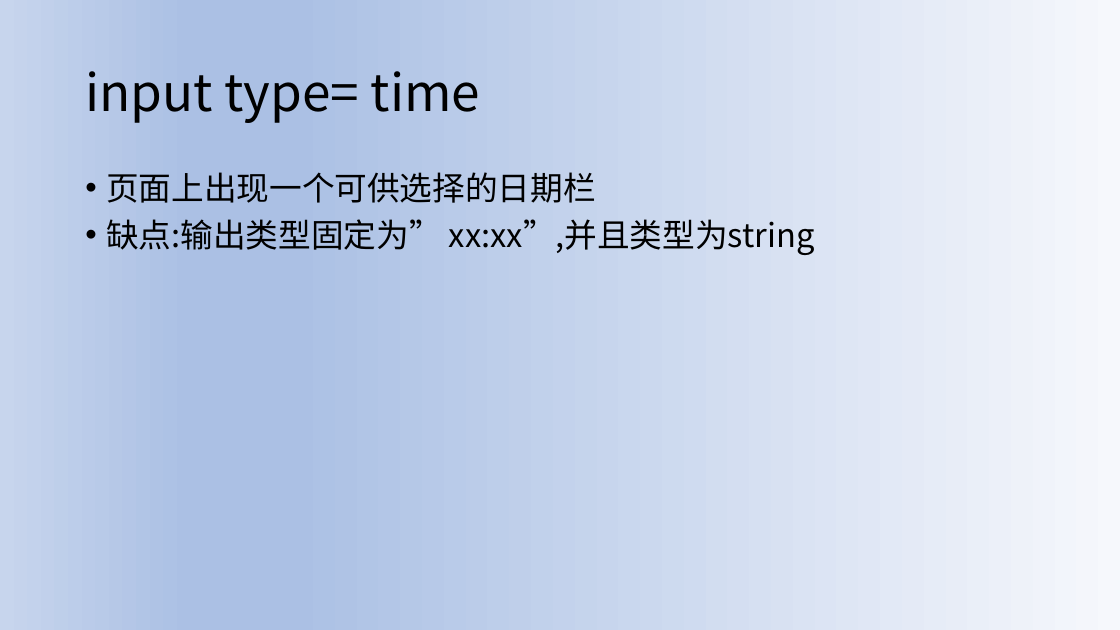
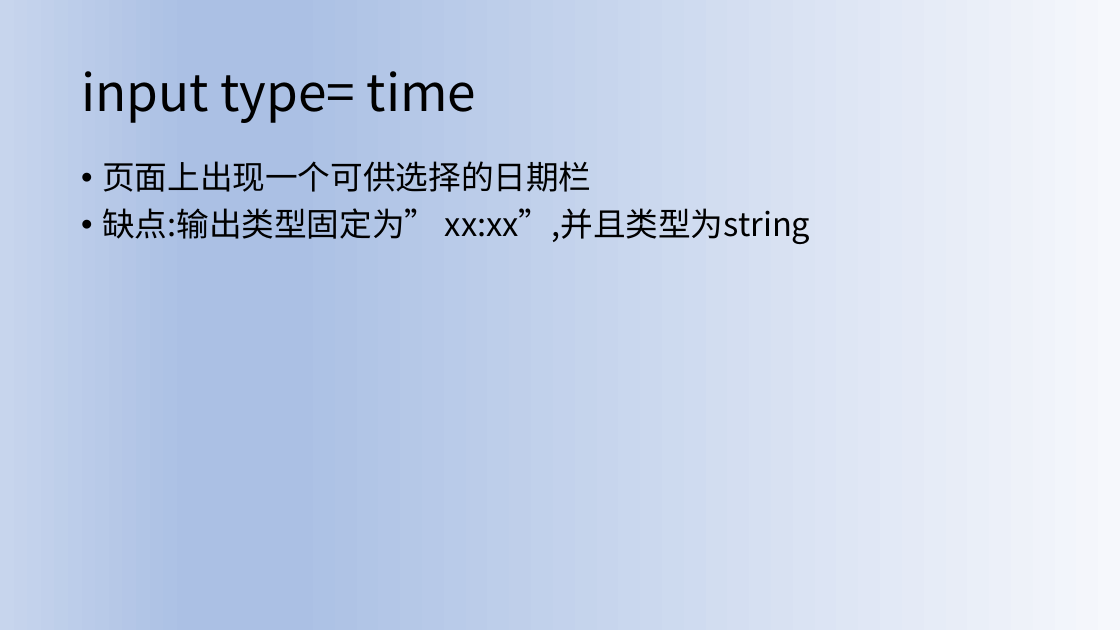
Before and after one commit to johnjackson/H5C3, a slide deck: slide 8 of 第2单元-表单/第二单元form表单.pptx. Drawn at 1120x630 pixels with LibreOffice and Linux fonts; fonts in the diff are those of the drawing. Boxes give left, top, right and bottom in pixels: in the first picture for what was removed or moved away, otherwise in the second. Text is boxed around its words. In the diff, an @@ line names an element or a change of style, - is before the commit and + after.

```diff
--- a/第2单元-表单/第二单元form表单.pptx
+++ b/第2单元-表单/第二单元form表单.pptx
@@ title "input type= time" moved from (x1=85, y1=71, x2=480, y2=123) to (x1=81, y1=71, x2=476, y2=123) @@
@@ text "页面上出现一个可供选择的日期栏" moved from (x1=106, y1=172, x2=815, y2=255) to (x1=102, y1=161, x2=811, y2=244) @@
```
Also in this commit, not shown: 10 other slides changed, 4 other files.
